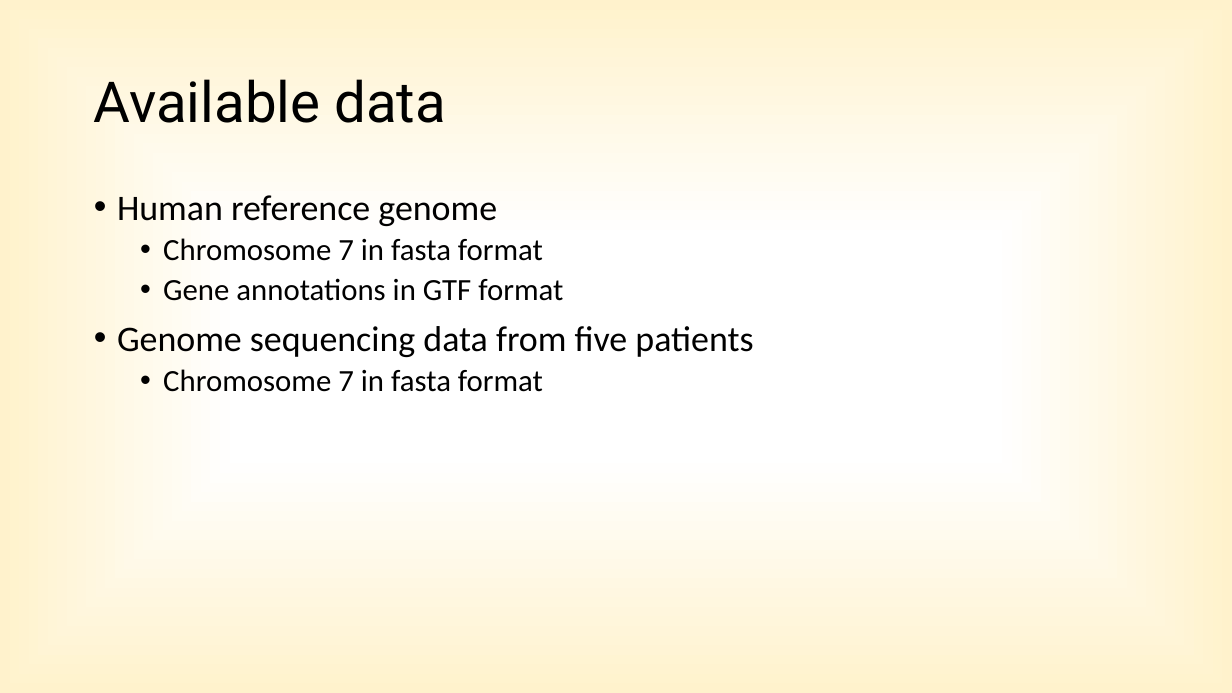
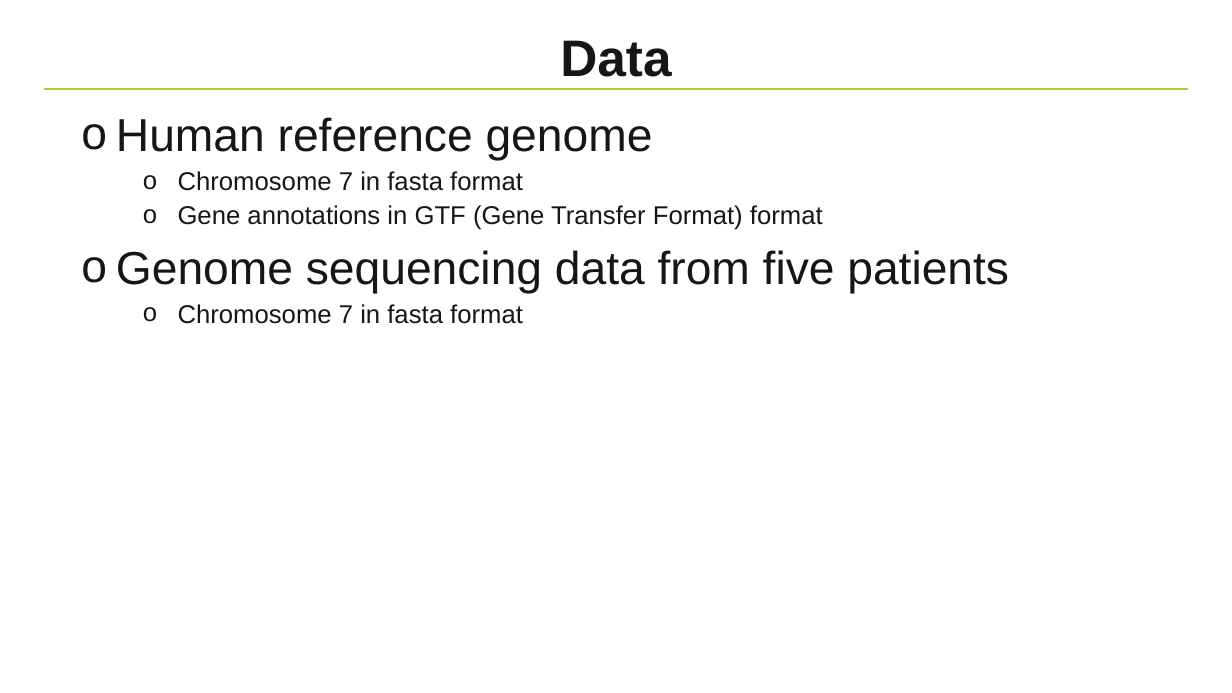
Before and after one commit to NBISweden/workshop-python, a slide deck: slide 7 of lectures/Project.pptx. Drawn at 1232x693 pixels with LibreOffice and Linux fonts; fonts in the diff are those of the drawing; background and template pictures are left out. Boxes give left, top, right and bottom in pixels: in the first picture for what was removed or moved away, otherwise in the second. Text is boxed around its words. In the diff, an @@ line names an element or a change of style, - is before the commit and + after.

```diff
--- a/lectures/Project.pptx
+++ b/lectures/Project.pptx
@@ background gradient #FFFFFF to #FFF2CC to #FFECB2 to #FFFFFF @@
@@ title at [560,40,671,77]: text changed; size 44 to 40 pt; font Roboto to Arial; text colour #000000 to #171616; bold on @@
-Available data
+Data
@@ line added from (43, 89) to (1189, 89), #A7C947 1 pt @@
@@ text "Human reference genome": place and size @@
-text "Human reference genome" at [117,195,753,392]
+text "Human reference genome" at [116,117,1009,324]
@@ text at [116,117,1009,324]: size 28 to 36 pt in "Human reference genome", "Genome sequencing data from five patients"; font Calibri to Arial, text colour #000000 to #171616 in "Human reference genome", "Chromosome 7 in fasta format", "Genome sequencing data from five patients", "Chromosome 7 in fasta format"; size 24 to 20 pt in "Chromosome 7 in fasta format", "Chromosome 7 in fasta format"; bullet • to o @@
@@ text at [178,205,823,230]: text changed; size 24 to 20 pt; font Calibri to Arial; text colour #000000 to #171616 @@
-  • Gene annotations in GTF format
+  o Gene annotations in GTF (Gene Transfer Format) format
```
Also in this commit, not shown: 8 other slides changed, 4 slides added, 6 slides removed.
